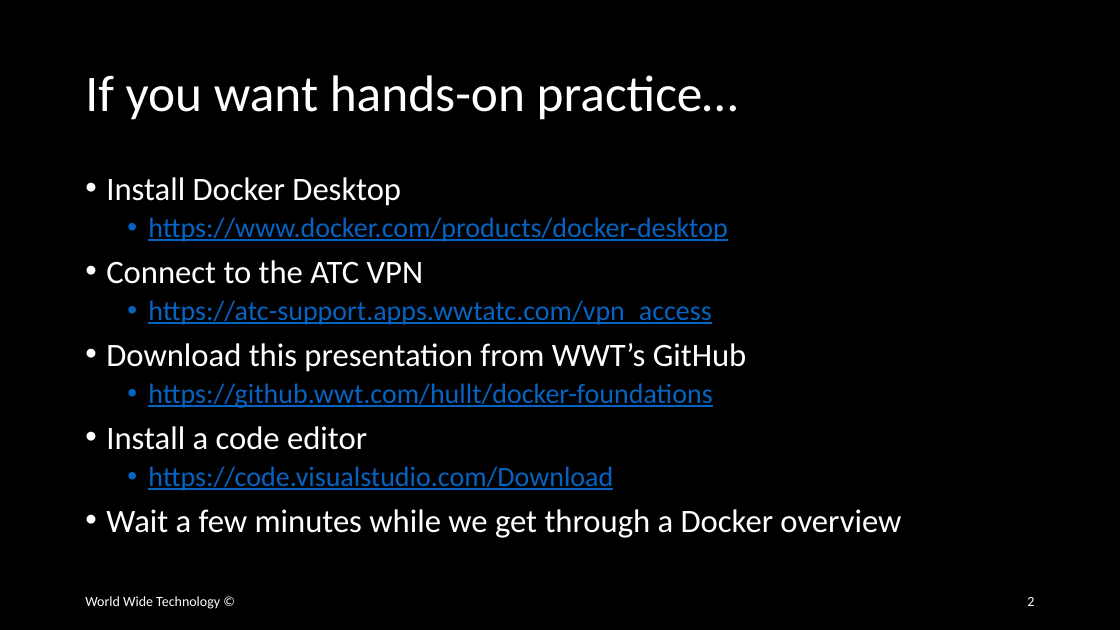
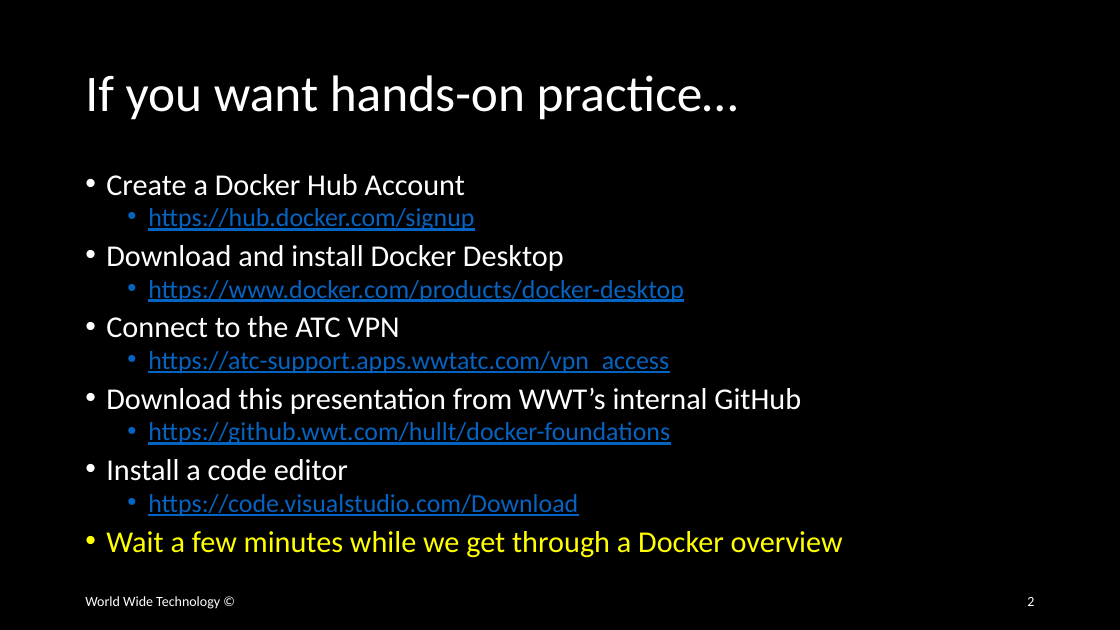
Before and after one commit to wwt/docker-foundations, a slide deck: slide 2 of docker-foundations.pptx. Drawn at 1120x630 pixels with LibreOffice and Linux fonts; fonts in the diff are those of the drawing. Boxes give left, top, right and bottom in pixels: in the first picture for what was removed or moved away, otherwise in the second. Text is boxed around its words. In the diff, an @@ line names an element or a change of style, - is before the commit and + after.

Commit message:
Started Docker hands-on section

```diff
--- a/docker-foundations.pptx
+++ b/docker-foundations.pptx
@@ text at (106,174,564,271): text changed; size 28 to 25.9 pt @@
-• Install Docker Desktop
+• Create a Docker Hub Account
+  • https://hub.docker.com/signup
+• Download and install Docker Desktop
@@ text at (106,280,843,558): size 24 to 22.2 pt in "https://www.docker.com/products/docker-desktop", "https://atc-support.apps.wwtatc.com/vpn_access", "https://github.wwt.com/hullt/docker-foundations", "https://code.visualstudio.com/Download"; size 28 to 25.9 pt in "Connect to the ATC VPN", "Install a code editor", "Wait a few minutes while we get ..."; text colour #FFFFFF to #FFFF00 in "Wait a few minutes while we get ..."; line spacing 0.9 to 0.8 @@
@@ text at (106,388,801,414): text changed; size 28 to 25.9 pt @@
-• Download this presentation from WWT’s GitHub
+• Download this presentation from WWT’s internal GitHub
```
Also in this commit, not shown: 1 other slide changed.
